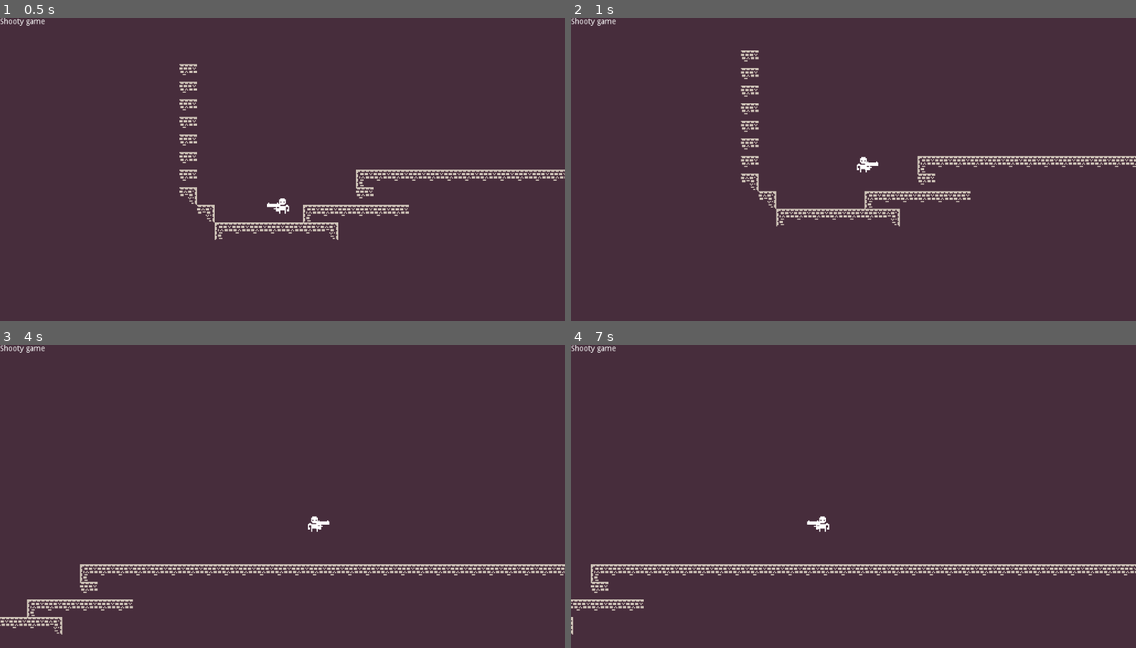
Above: before the commit, frames 1-4 (two rows, left to right).
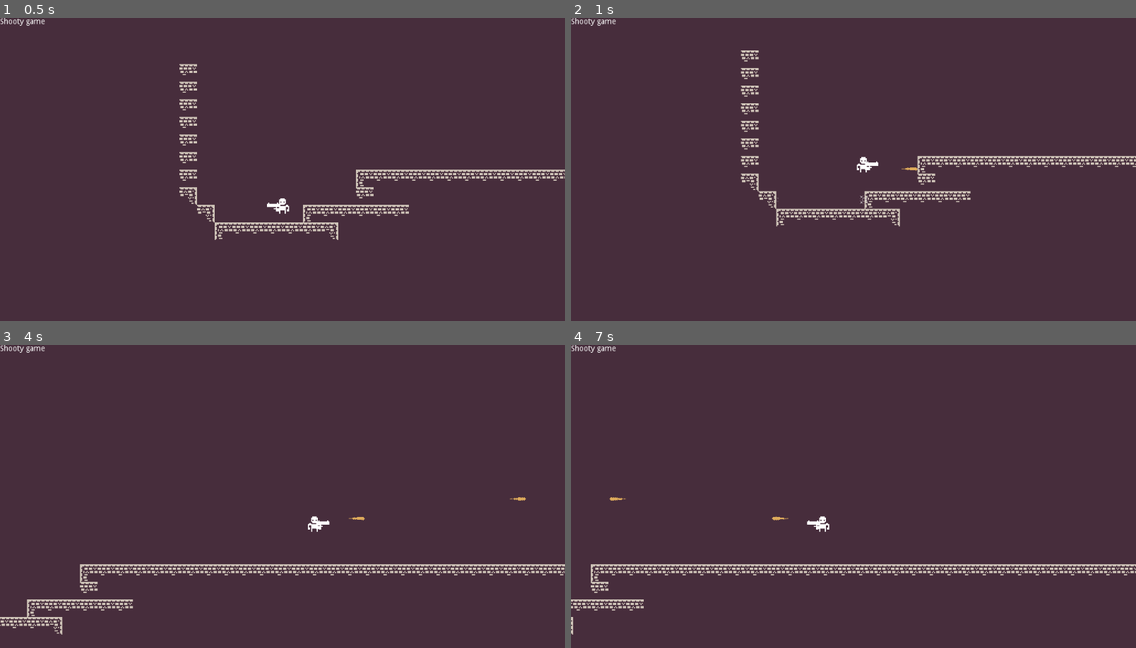
Above: after the commit, the same moments.

Repository: BasicLich/miz-jam-1-entry
Game: Godot game, scene res://Game.tscn
The game is run twice, just before and just after one commit, with the same random seed, the same clock (stepped at 60 frames per second) and the same inputs.
Inputs:
- Up to frame 1 (0.5 s): no input
- Up to frame 2 (1 s): hold Right (player_right) from 0.53 s (still down); hold X (player_shoot) from 0.53 s (still down); tap Z (player_jump) at 0.77 s
- Up to frame 3 (4 s): release X (player_shoot) at 1.28 s; tap S (player_aim_down) at 1.35 s; tap Z (player_jump) at 1.52, 3.02, 3.77 s; tap X (player_shoot) at 1.55, 2.3, 2.85 s; release Right (player_right) at 2.03 s; hold Left (player_left) 2.03-2.78 s; hold W (player_aim_up) 2.03-2.78 s; hold Right (player_right) from 2.78 s (still down); hold X (player_shoot) from 3.53 s (still down)
- Up to frame 4 (7 s): release Right (player_right) at 4.28 s; release X (player_shoot) at 4.28 s; hold Left (player_left) 4.28-5.03 s; tap S (player_aim_down) at 4.35 s; tap Z (player_jump) at 4.52, 6.02, 6.77 s; tap X (player_shoot) at 4.55, 5.3, 5.85 s; hold Right (player_right) 5.03-5.78 s; hold W (player_aim_up) 5.03-5.78 s; hold Left (player_left) from 5.78 s (still down); hold X (player_shoot) from 6.53 s (still down)

Frame 1 is identical in both runs. In frame 2, less than 0.1% of the frame differs, in the area x 36-62%, y 49-62%; in frame 3, less than 0.1%; in frame 4, less than 0.1%, in the area x 6-39%, y 50-58%.

Commit message:
Shooting.

Diff:
--- a/Actor.gd
+++ b/Actor.gd
@@ -36,7 +36,6 @@
 	move_and_slide(vel, Vector2(0, -1))
 	onFloor = is_on_floor()
 
-
 func _changeWeaponDirection(dir):
 	var w := $Weapon as Node2D
 	if w == null:
@@ -56,7 +55,7 @@
 		onFloor = false
 
 func shoot():
-	var w := $Weapon as Node2D
+	var w := $Weapon as Weapon
 	if w == null:
 		return
 
--- a/Gun.tscn
+++ b/Gun.tscn
@@ -11,3 +11,6 @@
 texture = ExtResource( 1 )
 region_enabled = true
 region_rect = Rect2( 629, 153, 16, 16 )
+
+[node name="ProjectilePos" type="Node2D" parent="."]
+position = Vector2( 14.5158, -0.75 )
--- a/Player.gd
+++ b/Player.gd
@@ -21,5 +21,5 @@
 	if Input.is_action_just_pressed("player_jump"):
 		jump()
 
-	if Input.is_action_just_pressed("player_shoot"):
+	if Input.is_action_pressed("player_shoot"):
 		shoot()
--- a/Player.tscn
+++ b/Player.tscn
@@ -26,3 +26,4 @@
 shape = SubResource( 1 )
 
 [node name="Weapon" parent="." instance=ExtResource( 3 )]
+fireInterval = 0.2
--- /dev/null
+++ b/Projectile.gd
@@ -0,0 +1,20 @@
+extends KinematicBody2D
+
+class_name Projectile
+
+var sparkClass = preload("res://Spark.tscn")
+
+const SPEED := 15.0
+
+func _ready():
+	set_physics_process(true)
+
+func _physics_process(delta):
+	var dir := Vector2(cos(rotation), sin(rotation))
+	var col := move_and_collide(dir * SPEED)
+	if col != null:
+		#print_debug("Collider: " + var2str(col.collider))
+		var s := sparkClass.instance() as Sprite
+		s.position = col.position
+		get_tree().root.add_child(s)
+		queue_free()
--- /dev/null
+++ b/Projectile.tscn
@@ -0,0 +1,24 @@
+[gd_scene load_steps=4 format=2]
+
+[ext_resource path="res://Art/monochrome_transparent.png" type="Texture" id=1]
+[ext_resource path="res://Projectile.gd" type="Script" id=2]
+
+[sub_resource type="CapsuleShape2D" id=1]
+radius = 0.664698
+height = 8.40845
+
+[node name="Projectile" type="KinematicBody2D"]
+script = ExtResource( 2 )
+
+[node name="Sprite" type="Sprite" parent="."]
+modulate = Color( 0.866667, 0.666667, 0.356863, 1 )
+rotation = 0.785398
+scale = Vector2( 0.75, 0.75 )
+texture = ExtResource( 1 )
+region_enabled = true
+region_rect = Rect2( 544, 34, 16, 16 )
+
+[node name="CollisionShape2D" type="CollisionShape2D" parent="."]
+position = Vector2( 1.5749, 0 )
+rotation = 1.57079
+shape = SubResource( 1 )
--- /dev/null
+++ b/Spark.gd
@@ -0,0 +1,4 @@
+extends Sprite
+
+func _enter_tree():
+	$AnimationPlayer.play("Fade")
--- /dev/null
+++ b/Spark.tscn
@@ -0,0 +1,57 @@
+[gd_scene load_steps=4 format=2]
+
+[ext_resource path="res://Art/monochrome_transparent.png" type="Texture" id=1]
+[ext_resource path="res://Spark.gd" type="Script" id=2]
+
+[sub_resource type="Animation" id=1]
+resource_name = "Fade"
+length = 0.5
+tracks/0/type = "value"
+tracks/0/path = NodePath(".:modulate")
+tracks/0/interp = 1
+tracks/0/loop_wrap = true
+tracks/0/imported = false
+tracks/0/enabled = true
+tracks/0/keys = {
+"times": PoolRealArray( 0, 0.5 ),
+"transitions": PoolRealArray( 1, 0.0136024 ),
+"update": 0,
+"values": [ Color( 1, 1, 1, 1 ), Color( 1, 1, 1, 0 ) ]
+}
+tracks/1/type = "method"
+tracks/1/path = NodePath(".")
+tracks/1/interp = 1
+tracks/1/loop_wrap = true
+tracks/1/imported = false
+tracks/1/enabled = true
+tracks/1/keys = {
+"times": PoolRealArray( 0.5 ),
+"transitions": PoolRealArray( 1 ),
+"values": [ {
+"args": [  ],
+"method": "queue_free"
+} ]
+}
+tracks/2/type = "value"
+tracks/2/path = NodePath(".:scale")
+tracks/2/interp = 1
+tracks/2/loop_wrap = true
+tracks/2/imported = false
+tracks/2/enabled = true
+tracks/2/keys = {
+"times": PoolRealArray( 0, 0.5 ),
+"transitions": PoolRealArray( 1, 0.125 ),
+"update": 0,
+"values": [ Vector2( 1, 1 ), Vector2( 0.2, 0.2 ) ]
+}
+
+[node name="Spark" type="Sprite"]
+modulate = Color( 1, 1, 1, 0 )
+scale = Vector2( 0.2, 0.2 )
+texture = ExtResource( 1 )
+region_enabled = true
+region_rect = Rect2( 527, 204, 16, 16 )
+script = ExtResource( 2 )
+
+[node name="AnimationPlayer" type="AnimationPlayer" parent="."]
+anims/Fade = SubResource( 1 )
--- a/Weapon.gd
+++ b/Weapon.gd
@@ -1,10 +1,17 @@
 extends Node2D
+
+class_name Weapon
+
+var projectileClass := preload("res://Projectile.tscn")
+
+export var fireInterval := 1.0
+var fireIntervalCounter := 0.0
 
 var aim = Common.STRAIGHT setget set_aim, get_aim
 var dir = Common.LEFT setget set_dir, get_dir
 
 func _ready():
-	pass
+	set_process(true)
 
 func set_aim(aAim):
 	aim = aAim
@@ -19,6 +26,11 @@
 
 func get_dir():
 	return dir
+
+func _process(delta):
+	fireIntervalCounter = fireIntervalCounter + delta
+	if fireIntervalCounter >= fireInterval:
+		fireIntervalCounter = fireInterval
 
 func _updateWeapon():
 	if aim == Common.STRAIGHT:
@@ -43,4 +55,13 @@
 			scale.x = 1
 
 func shoot():
-	print_debug("Bang!")
+	if fireIntervalCounter == fireInterval:
+		fireIntervalCounter = 0.0
+		var projectile := projectileClass.instance() as Projectile
+		var pp := $ProjectilePos as Node2D
+
+		projectile.transform = pp.get_global_transform()
+
+		get_tree().root.add_child(projectile)
+
+		#print_debug("Bang!")
--- a/project.godot
+++ b/project.godot
@@ -18,10 +18,22 @@
 "class": "Common",
 "language": "GDScript",
 "path": "res://Common.gd"
+}, {
+"base": "KinematicBody2D",
+"class": "Projectile",
+"language": "GDScript",
+"path": "res://Projectile.gd"
+}, {
+"base": "Node2D",
+"class": "Weapon",
+"language": "GDScript",
+"path": "res://Weapon.gd"
 } ]
 _global_script_class_icons={
 "Actor": "",
-"Common": ""
+"Common": "",
+"Projectile": "",
+"Weapon": ""
 }
 
 [application]
